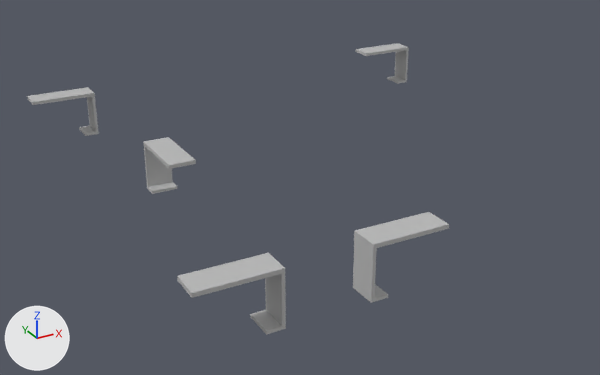
An edit to the FBX model Assets/Meshes/Environment/Bed_Tables.fbx, drawn before and after from the same camera.
Rendered twice from a 50 mm lens placed at (-7.58, -13.97, 6.7), pointed at (0.14, 0.08, -0.32). Lighting does not change. The marker at lower left points along +X, +Y and +Z. Where no turn or scale is listed for an object, it has been applied to the vertices.

Before the edit, the objects in view are built like this:
```python
me_mesh = bpy.data.meshes.new('Mesh')
me_mesh.from_pydata(...)  # 68 vertices, 66 faces; spans x -0.262..0.262, y -1.376..0.03, z -0.5..0.5
me_mesh.materials.append(mat_lambert1)  # grey #bcbcbc
me_mesh_001 = bpy.data.meshes.new('Mesh.001')
me_mesh_001.from_pydata(...)  # 68 vertices, 66 faces; spans x -0.03..1.376, y -0.262..0.262, z -0.5..0.5
me_mesh_001.materials.append(mat_lambert1)  # grey #bcbcbc
me_mesh_002 = bpy.data.meshes.new('Mesh.002')
me_mesh_002.from_pydata(...)  # 68 vertices, 66 faces; spans x -1.376..0.03, y -0.262..0.262, z -0.5..0.5
me_mesh_002.materials.append(mat_lambert1)  # grey #bcbcbc
me_mesh_003 = bpy.data.meshes.new('Mesh.003')
me_mesh_003.from_pydata(...)  # 68 vertices, 66 faces; spans x -1.376..0.03, y -0.262..0.262, z -0.5..0.5
me_mesh_003.materials.append(mat_lambert1)  # grey #bcbcbc
me_mesh_004 = bpy.data.meshes.new('Mesh.004')
me_mesh_004.from_pydata(...)  # 68 vertices, 66 faces; spans x -1.376..0.03, y -0.262..0.262, z -0.5..0.5
me_mesh_004.materials.append(mat_lambert1)  # grey #bcbcbc
ob_bed_table = bpy.data.objects.new('Bed_Table', me_mesh)
ob_bed_table.location = (-2.64, 0.87, 0.49)
ob_bed_table1 = bpy.data.objects.new('Bed_Table1', me_mesh_001)
ob_bed_table1.location = (-1.33, -4.64, 0.49)
ob_bed_table2 = bpy.data.objects.new('Bed_Table2', me_mesh_002)
ob_bed_table2.location = (-2.86, 4.76, 0.49)
ob_bed_table3 = bpy.data.objects.new('Bed_Table3', me_mesh_003)
ob_bed_table3.location = (-2.86, -4.64, 0.49)
ob_bed_table4 = bpy.data.objects.new('Bed_Table4', me_mesh_004)
ob_bed_table4.location = (5.99, 4.76, 0.49)
```
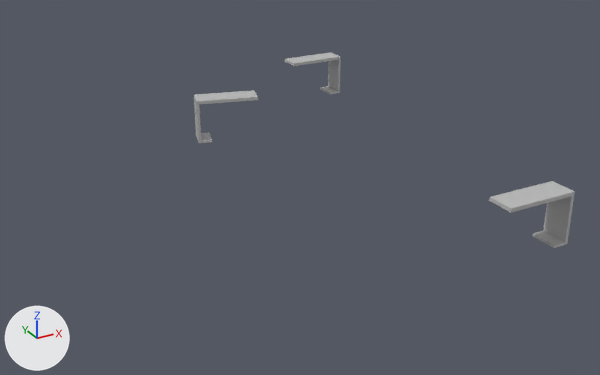
Where the newer file only moved an object's origin or applied its transform, the numbers keep the older frame.

Changed parts and their boxes (x1, y1, x2, y2) in the pictures (600 x 375 px):
'Bed_Table1', mesh turned
    before: (353, 212, 449, 303)
    after: (489, 181, 575, 248)
'Bed_Table3', deleted
    before: (177, 253, 286, 335)
'Bed_Table', mesh turned
    before: (143, 137, 196, 194)
    after: (285, 52, 341, 94)
'Bed_Table2', mesh turned
    before: (27, 87, 99, 136)
    after: (194, 90, 258, 143)
'Bed_Table4', deleted
    before: (356, 43, 409, 84)

Edits to the bpy script that builds the scene:
```text
Change me_mesh_001:
    where me_mesh_001.from_pydata(...)  # 68 vertices, 66 faces; spans x -0.03..1.376, y -0.262..0.262, z -0.5..0.5
    used by ob_bed_table1; location = (-1.33, -4.64, 0.49)
    me_mesh_001 part 2: the whole mesh is turned -180 degrees about the z axis through its middle, then moved by (2.644, -0.024, 0.0)
Change me_mesh_002:
    where me_mesh_002.from_pydata(...)  # 68 vertices, 66 faces; spans x -1.376..0.03, y -0.262..0.262, z -0.5..0.5
    used by ob_bed_table2; location = (-2.86, 4.76, 0.49)
    me_mesh_002 part 3: the whole mesh is turned 164.8 degrees about the z axis through its middle, then moved by (3.27, -1.918, 0.0)
Change me_mesh:
    where me_mesh.from_pydata(...)  # 68 vertices, 66 faces; spans x -0.262..0.262, y -1.376..0.03, z -0.5..0.5
    used by ob_bed_table; location = (-2.64, 0.87, 0.49)
    me_mesh part 1: the whole mesh is turned -90 degrees about the z axis through its middle, then moved by (5.771, 4.609, 0.0)
Remove ob_bed_table4:
    ob_bed_table4 = bpy.data.objects.new('Bed_Table4', me_mesh_004)
    ob_bed_table4.location = (5.99, 4.76, 0.49)
Remove ob_bed_table3:
    ob_bed_table3 = bpy.data.objects.new('Bed_Table3', me_mesh_003)
    ob_bed_table3.location = (-2.86, -4.64, 0.49)
```
